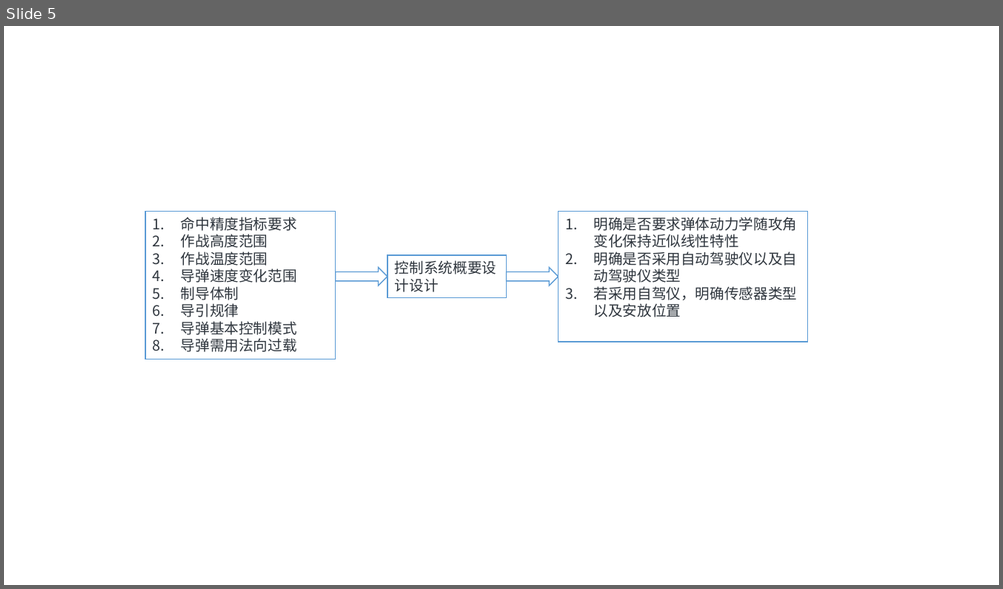
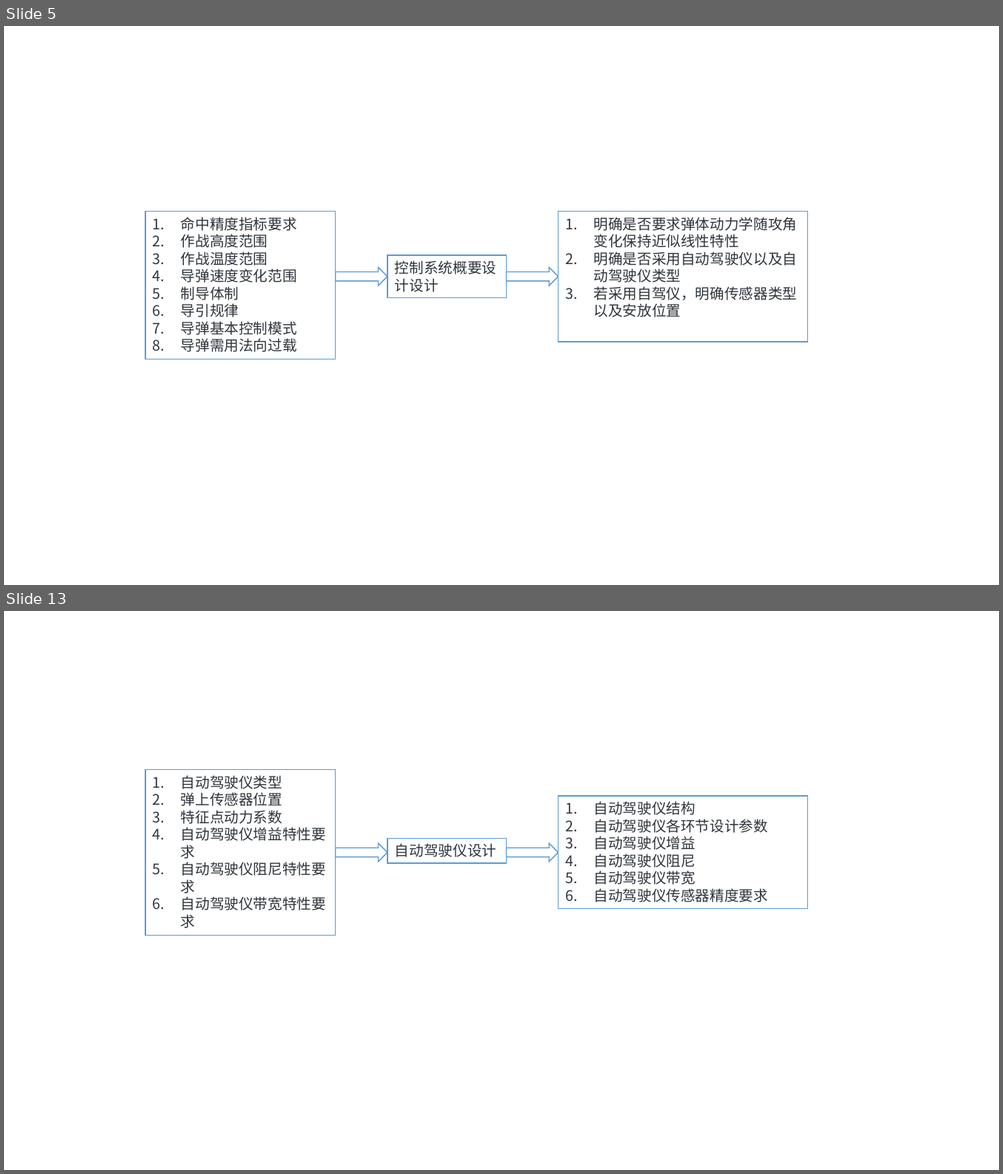
Before and after one commit to lee-shun/design_aircrafts, a slide deck: final_review/pictures/chapter3/chapter3.pptx. Shown one above the other, each under a label of ours: slide 5 before the commit, slides 5 and 13 after it; the slides between them are not shown. The pictures are 1003x589 and 1003x1174 pixels, drawn with LibreOffice and Linux fonts; fonts in the diff are those of the drawing. Boxes give left, top, right and bottom in pixels: in the first picture for what was removed or moved away, otherwise in the second. Text is boxed around its words. In the diff, an @@ line names an element or a change of style, - is before the commit and + after.

```diff
--- a/final_review/pictures/chapter3/chapter3.pptx
+++ b/final_review/pictures/chapter3/chapter3.pptx
@@ slide 13 added at (4,611,999,1170), background #F1F2F6 @@
@@ rectangle added at (146,770,336,936), fill #F1F2F6, outline #5B9BD5 1 pt, 14 pt, text #2E353D @@
+1. 自动驾驶仪类型
+2. 弹上传感器位置
+3. 特征点动力系数
+4. 自动驾驶仪增益特性要求
+5. 自动驾驶仪阻尼特性要求
+6. 自动驾驶仪带宽特性要求
@@ rectangle added at (558,796,808,908), fill #F1F2F6, outline #5B9BD5 1 pt, 14 pt, text #2E353D @@
+1. 自动驾驶仪结构
+2. 自动驾驶仪各环节设计参数
+3. 自动驾驶仪增益
+4. 自动驾驶仪阻尼
+5. 自动驾驶仪带宽
+6. 自动驾驶仪传感器精度要求
@@ right arrow added at (336,844,387,863), fill #F1F2F6, outline #5B9BD5 1 pt @@
@@ rectangle added at (387,839,506,864), fill #F1F2F6, outline #5B9BD5 1 pt, 14 pt, text #2E353D @@
+自动驾驶仪设计
@@ right arrow added at (506,844,558,863), fill #F1F2F6, outline #5B9BD5 1 pt @@
```
Also in this commit, not shown: 8 other slides added, 15 other files.
